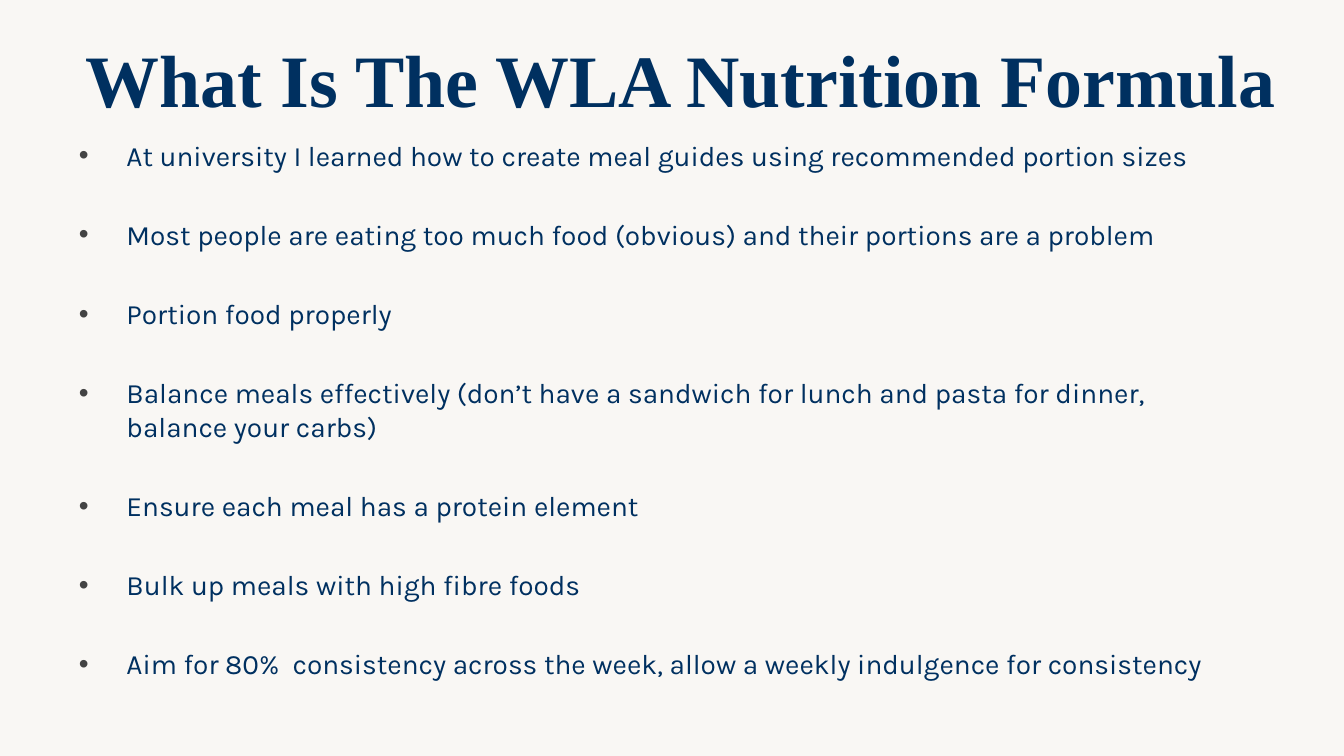
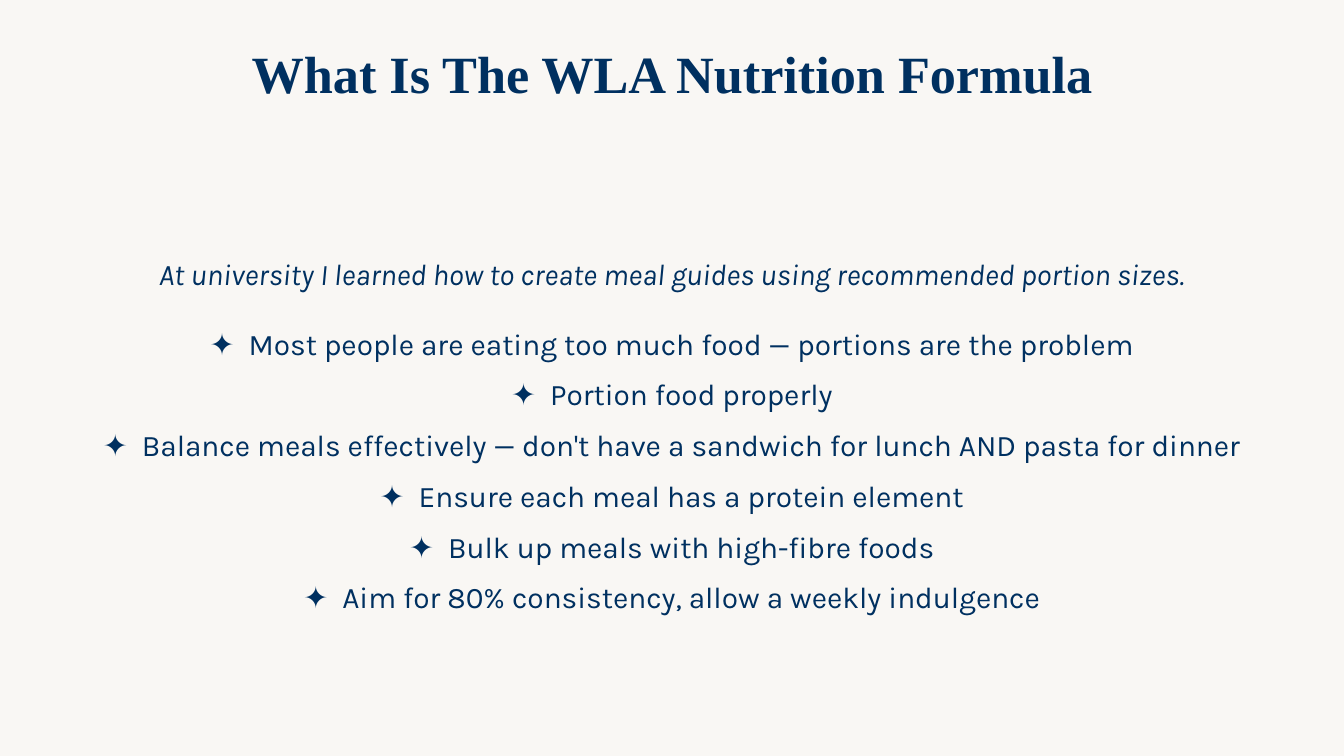
Before and after one commit to WeAreWLA/21-day-reset, a slide deck: slide 11 of decks/Day 5 - Free 5 Day Reset/Day 5 - Free 5 Day Reset.pptx. Drawn at 1344x756 pixels with LibreOffice and Linux fonts; fonts in the diff are those of the drawing. Boxes give left, top, right and bottom in pixels: in the first picture for what was removed or moved away, otherwise in the second. Text is boxed around its words. In the diff, an @@ line names an element or a change of style, - is before the commit and + after.

```diff
--- a/decks/Day 5 - Free 5 Day Reset/Day 5 - Free 5 Day Reset.pptx
+++ b/decks/Day 5 - Free 5 Day Reset/Day 5 - Free 5 Day Reset.pptx
@@ text "What Is The WLA Nutrition ...": place and size @@
-text "What Is The WLA Nutrition ..." at [86,55,1275,108]
+text "What Is The WLA Nutrition ..." at [252,56,1092,94]
@@ text "What Is The WLA Nutrition ..." at [252,56,1092,94]: size 39.6 to 28 pt; vertical alignment middle to top @@
@@ text "At university I learned how ..." at [142,264,1240,616]: vertical alignment top to middle @@
@@ text at [142,264,1240,616]: text changed; size 15 to 16 pt @@
-• At university I learned how to create meal guides using recommended portion sizes
-• Most people are eating too much food (obvious) and their portions are a problem
-• Portion food properly
-• Balance meals effectively (don’t have a sandwich for lunch and pasta for dinner, balance your carbs)
-• Ensure each meal has a protein element
-• Bulk up meals with high fibre foods
-• Aim for 80% consistency across the week, allow a weekly indulgence for consistency
+At university I learned how to create meal guides using recommended portion sizes.
+✦ Most people are eating too much food — portions are the problem
+✦ Portion food properly
+✦ Balance meals effectively — don't have a sandwich for lunch AND pasta for dinner
+✦ Ensure each meal has a protein element
+✦ Bulk up meals with high-fibre foods
+✦ Aim for 80% consistency, allow a weekly indulgence
```
Also in this commit, not shown: 25 other slides changed.
